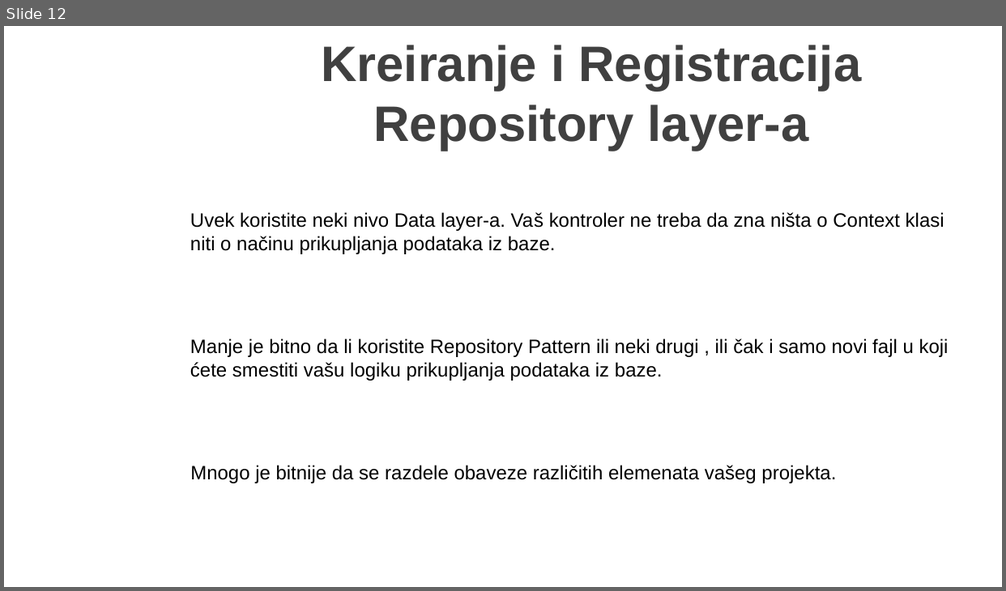
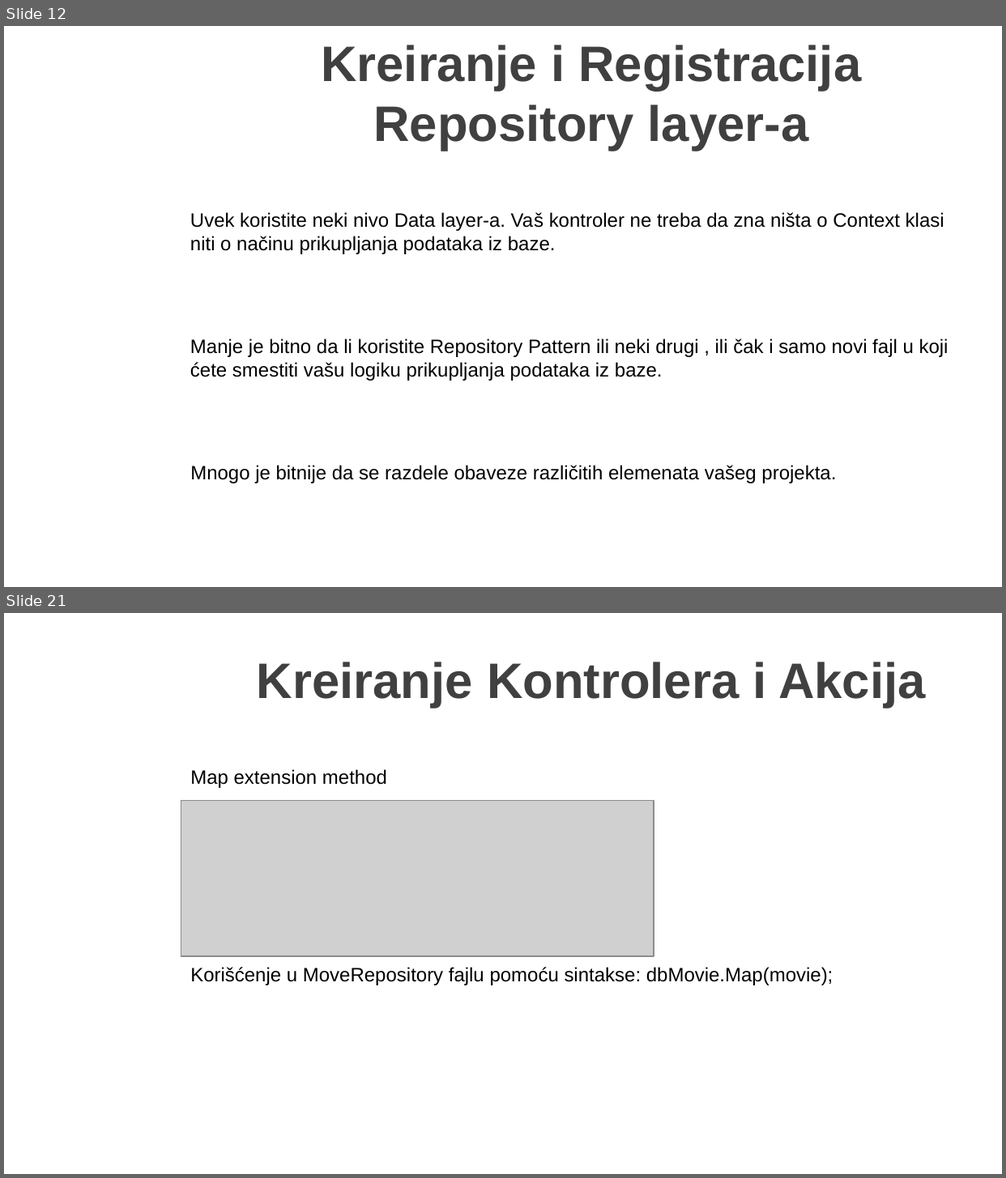
Before and after one commit to MarinkoSpasojevic/predavanje-netcore-angular, a slide deck: .NET Core i Angular Web Dev.pptx. Shown one above the other, each under a label of ours: slide 12 before the commit, slides 12 and 21 after it; the slides between them are not shown. The pictures are 1006x591 and 1006x1178 pixels, drawn with LibreOffice and Linux fonts; fonts in the diff are those of the drawing; grey boxes stand for pictures; background and template pictures are left out. Boxes give left, top, right and bottom in pixels: in the first picture for what was removed or moved away, otherwise in the second. Text is boxed around its words. In the diff, an @@ line names an element or a change of style, - is before the commit and + after.

```diff
--- a/.NET Core i Angular Web Dev.pptx
+++ b/.NET Core i Angular Web Dev.pptx
@@ slide 21 added at (4,613,1002,1174), background picture (left out) @@
@@ title added at (257,662,925,708), 36 pt, text #404040, bold @@
+Kreiranje Kontrolera i Akcija
@@ text added at (190,769,387,788), 14 pt, text #000000 @@
+Map extension method
@@ picture added at (181,801,654,956) @@
@@ text added at (190,967,833,986), 14 pt, text #000000 @@
+Korišćenje u MoveRepository fajlu pomoću sintakse: dbMovie.Map(movie);
```
Also in this commit, not shown: 2 slides changed, 8 other slides added, 18 other files.
